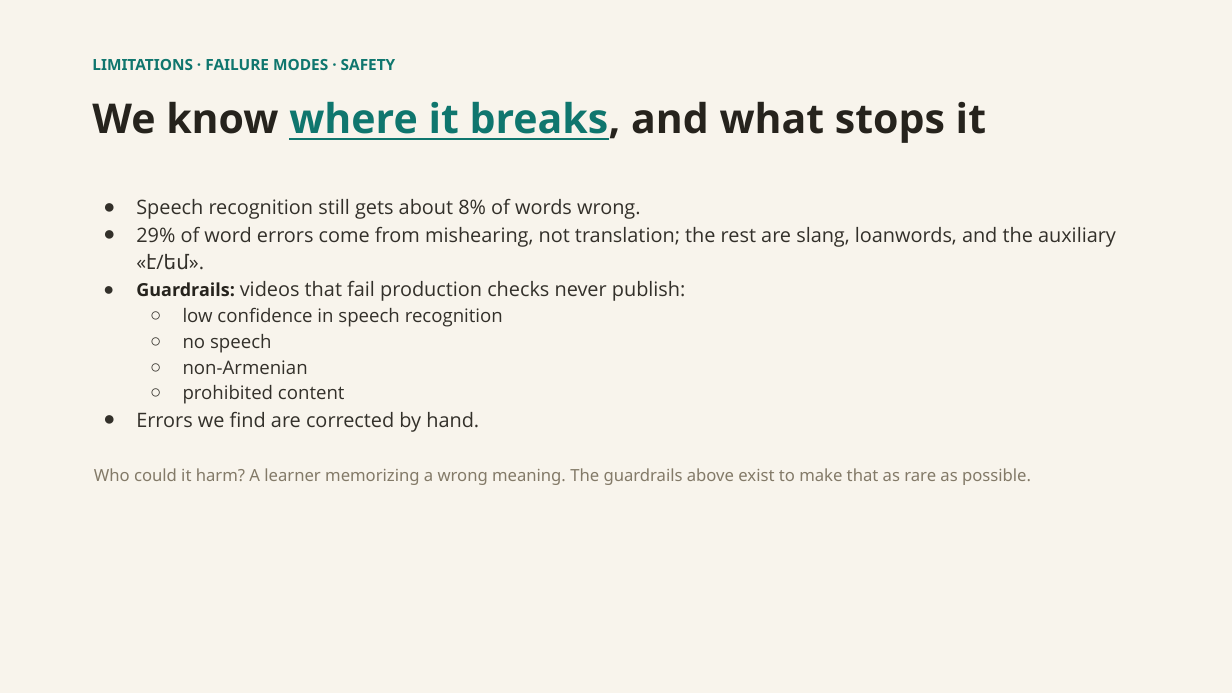
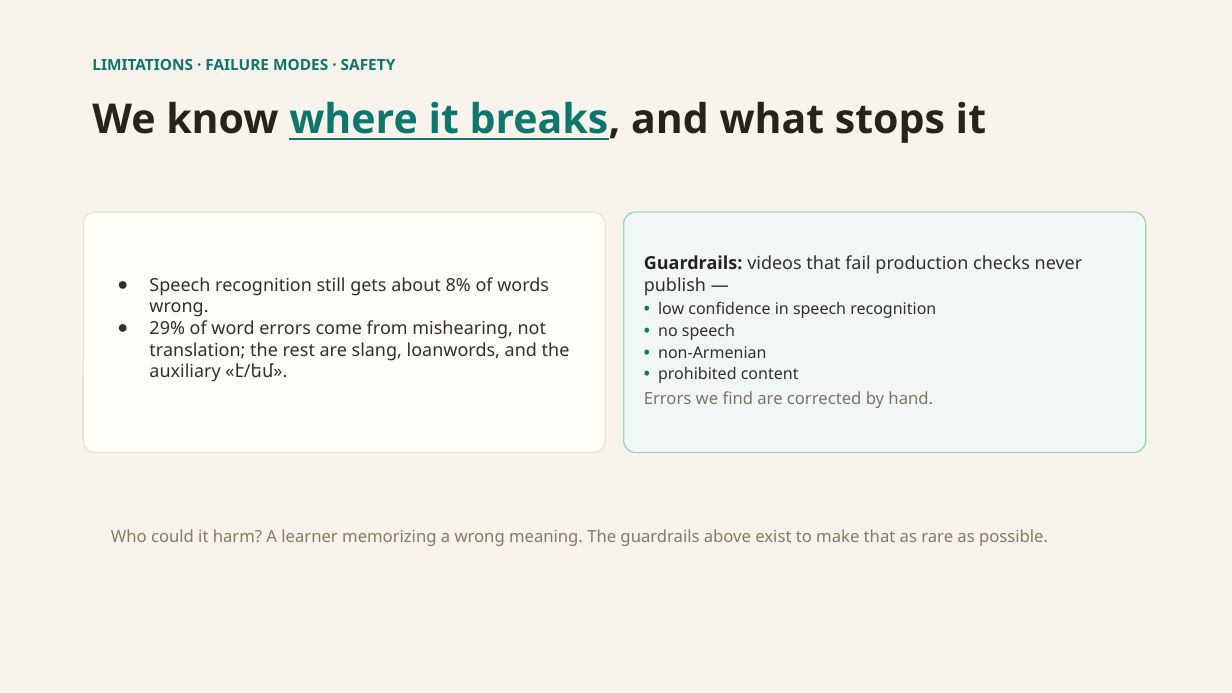
Before and after one commit to SilviAvayan/Armenian.cc, a slide deck: slide 7 of presentation/armenian-cc-pitch.pptx (slide 8 before the commit). Drawn at 1232x693 pixels with LibreOffice and Linux fonts; fonts in the diff are those of the drawing. Boxes give left, top, right and bottom in pixels: in the first picture for what was removed or moved away, otherwise in the second. Text is boxed around its words. In the diff, an @@ line names an element or a change of style, - is before the commit and + after.

```diff
--- a/presentation/armenian-cc-pitch.pptx
+++ b/presentation/armenian-cc-pitch.pptx
@@ rounded rectangle "Speech recognition still gets about ...": place and size @@
-rounded rectangle "Speech recognition still gets about ..." at box(136, 199, 1116, 432)
+rounded rectangle "Speech recognition still gets about ..." at box(83, 212, 605, 452)
@@ rounded rectangle "Speech recognition still gets about ..." at box(83, 212, 605, 452): size 15.5 to 14 pt, font Open Sans to Noto Sans; indent changed; line spacing 1.15 to 1; less space between paragraphs; fill none to #FFFDF8; outline none to #E8E0D0 1 pt @@
@@ rounded rectangle added at box(624, 212, 1146, 452), fill #F1F7F4, outline #9AD2C7 1 pt, 12.5 pt, text #33302A @@
+Guardrails: videos that fail production checks never publish —
+• low confidence in speech recognition
+• no speech
+• non-Armenian
+• prohibited content
+Errors we find are corrected by hand.
@@ text in rounded rectangle at box(136, 281, 686, 432): paragraphs removed @@
-● Guardrails: videos that fail production checks never publish:
-  ○ low confidence in speech recognition
-  ○ no speech
-  ○ non-Armenian
-  ○ prohibited content
-● Errors we find are corrected by hand.
@@ text "Who could it harm? A ...": place and size @@
-text "Who could it harm? A ..." at box(94, 468, 1031, 485)
+text "Who could it harm? A ..." at box(111, 529, 1048, 546)
```
Also in this commit, not shown: 1 other slide changed, 1 slide removed, 1 other file.
